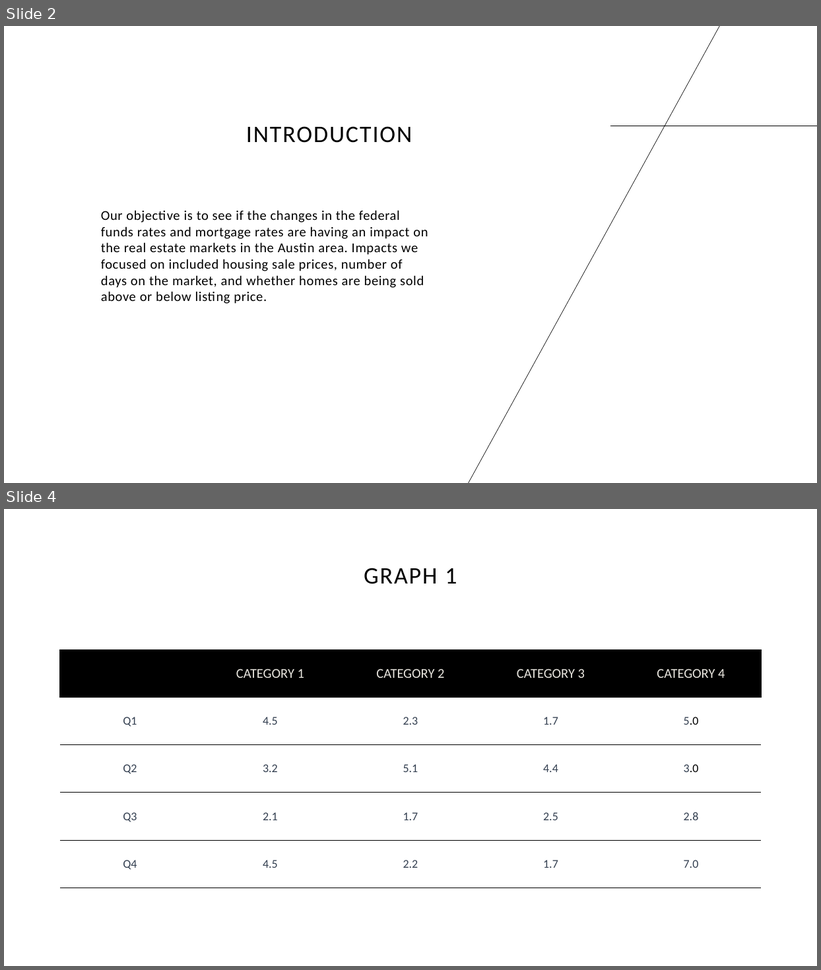
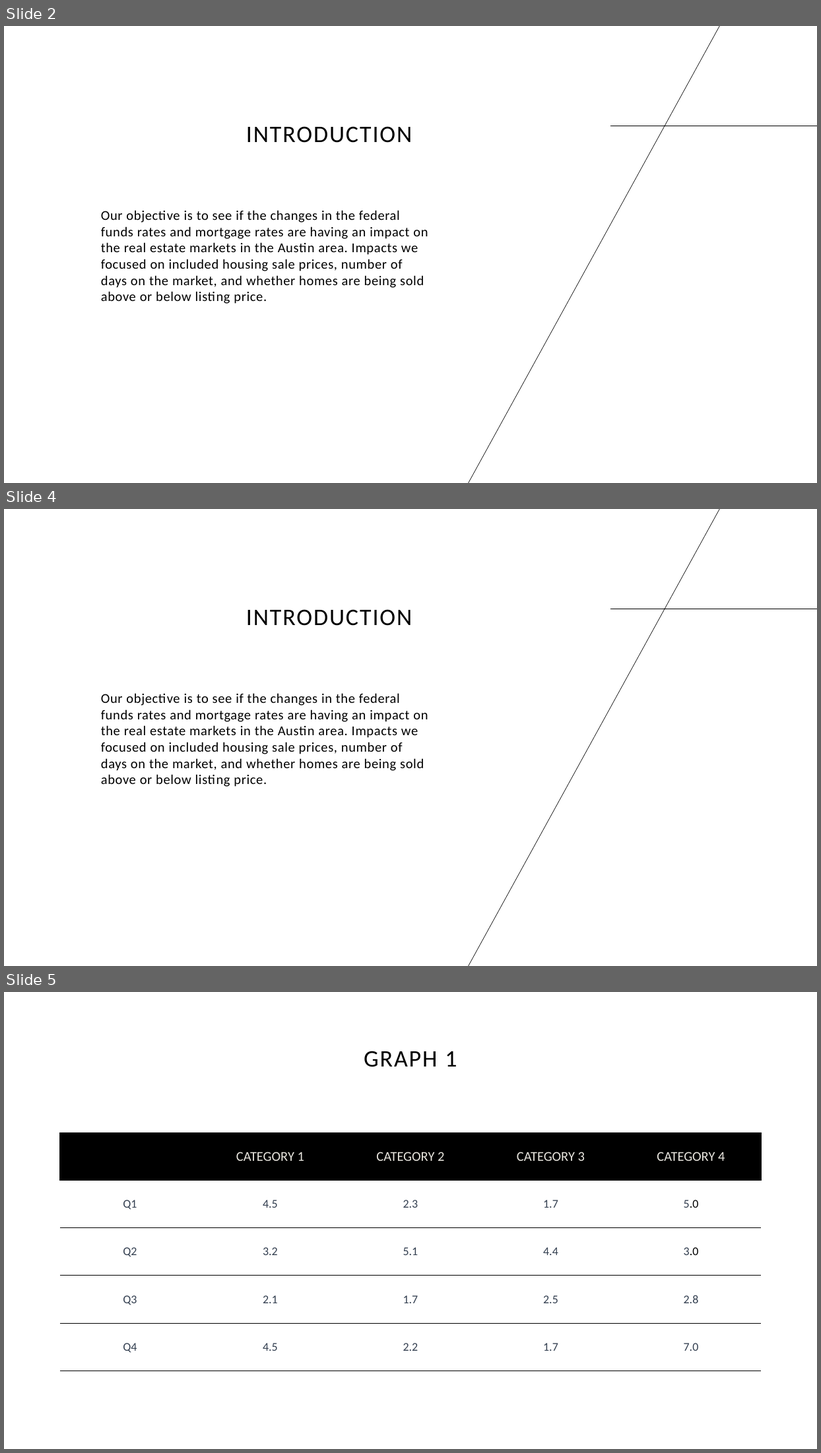
Before and after one commit to zarbin/UTA_Project-1, a slide deck: Presentation/slide_deck.pptx. Shown one above the other, each under a label of ours: slides 2 and 4 before the commit, slides 2, 4 and 5 after it; the slides between them are not shown. The pictures are 821x970 and 821x1453 pixels, drawn with LibreOffice and Linux fonts; fonts in the diff are those of the drawing. Boxes give left, top, right and bottom in pixels: in the first picture for what was removed or moved away, otherwise in the second. Text is boxed around its words. In the diff, an @@ line names an element or a change of style, - is before the commit and + after.

```diff
--- a/Presentation/slide_deck.pptx
+++ b/Presentation/slide_deck.pptx
@@ slide 4 added at bbox=[4, 509, 817, 966], background #FFFFFF; not listed: 2 template elements that a slide beside it also shows @@
@@ title added at bbox=[246, 609, 412, 626], 28 pt, text #000000 @@
+INTRODUCTION
@@ text added at bbox=[101, 693, 428, 787], 16 pt, text #000000 @@
+Our objective is to see if the changes in the federal funds rates and mortgage rates are having an impact on the real estate markets in the Austin area. Impacts we focused on included housing sale prices, number of days on the market, and whether homes are being sold above or below listing price.
@@ what was slide 4 is now slide 5 @@
```
Also in this commit, not shown: 1 slide changed, 2 other files.
